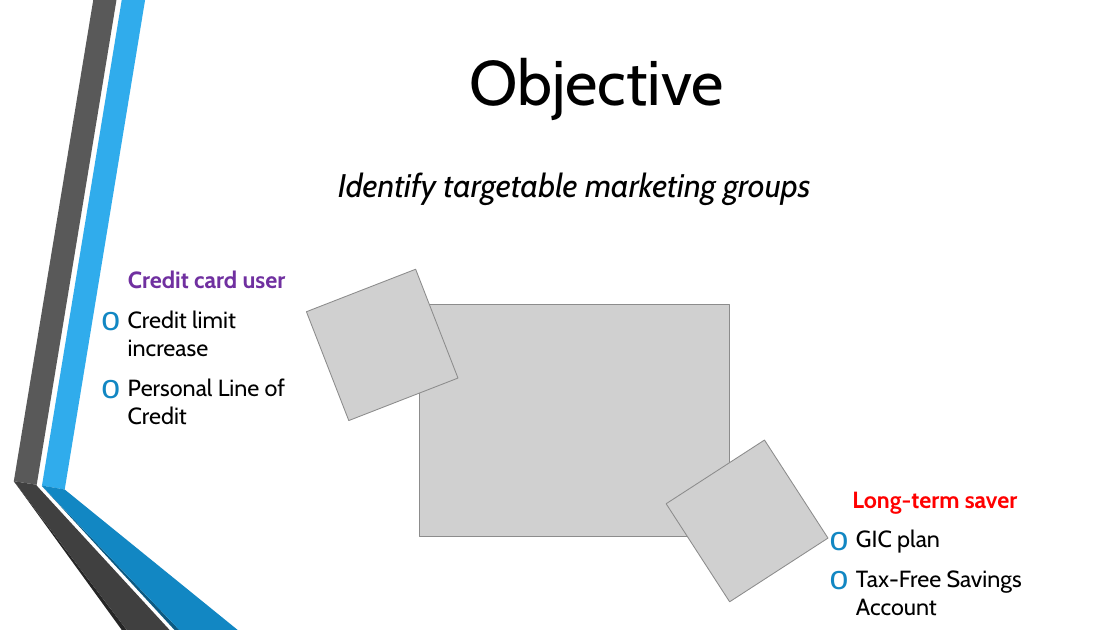
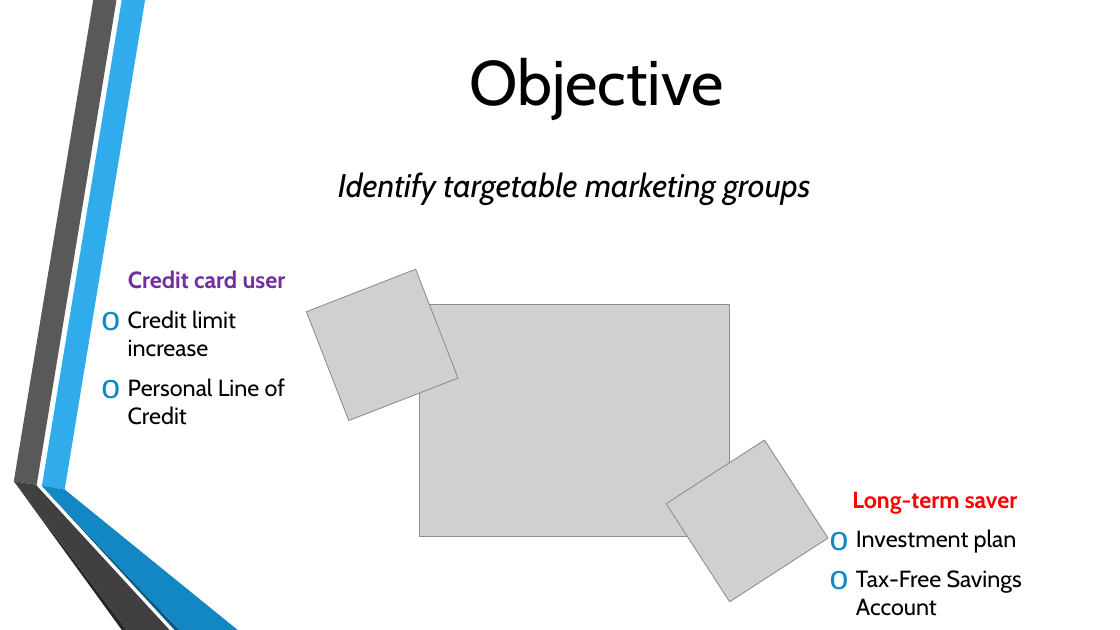
Before and after one commit to NB094/lighthouse-data-notes, a slide deck: slide 3 of Week_4/Day_3/Miniproject 3.pptx. Drawn at 1120x630 pixels with LibreOffice and Linux fonts; fonts in the diff are those of the drawing; grey boxes stand for pictures; background and template pictures are left out. Boxes give left, top, right and bottom in pixels: in the first picture for what was removed or moved away, otherwise in the second. Text is boxed around its words. In the diff, an @@ line names an element or a change of style, - is before the commit and + after.

```diff
--- a/Week_4/Day_3/Miniproject 3.pptx
+++ b/Week_4/Day_3/Miniproject 3.pptx
@@ text at <box>856,529,1017,553</box>: text changed @@
-o GIC plan
+o Investment plan
```
Also in this commit, not shown: 5 other slides changed, 2 slides added, 12 other files.
